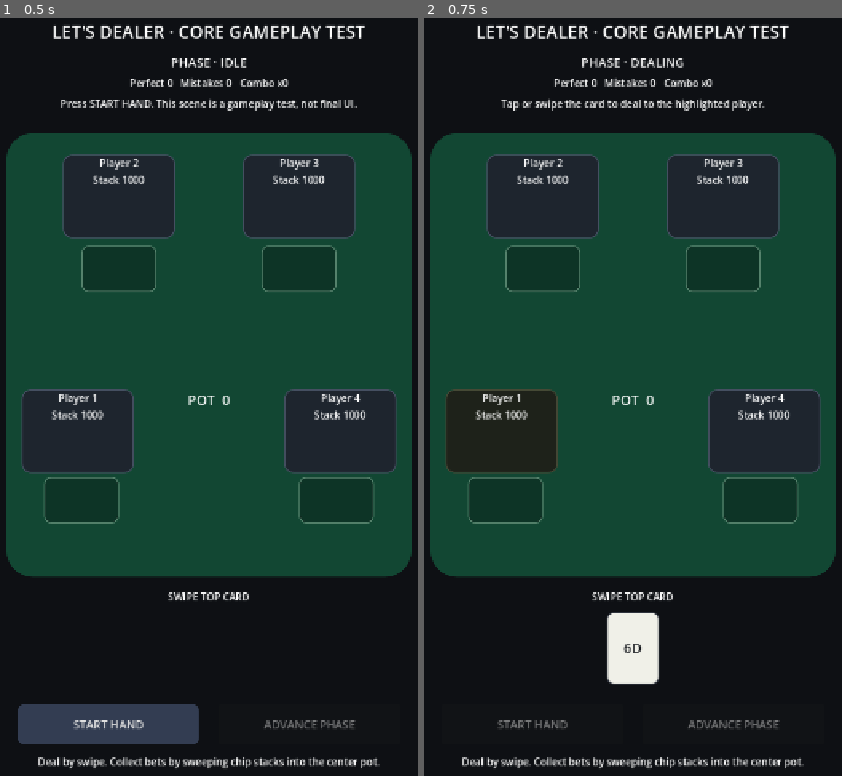
Above: before the commit, frames 1-2 (left to right).
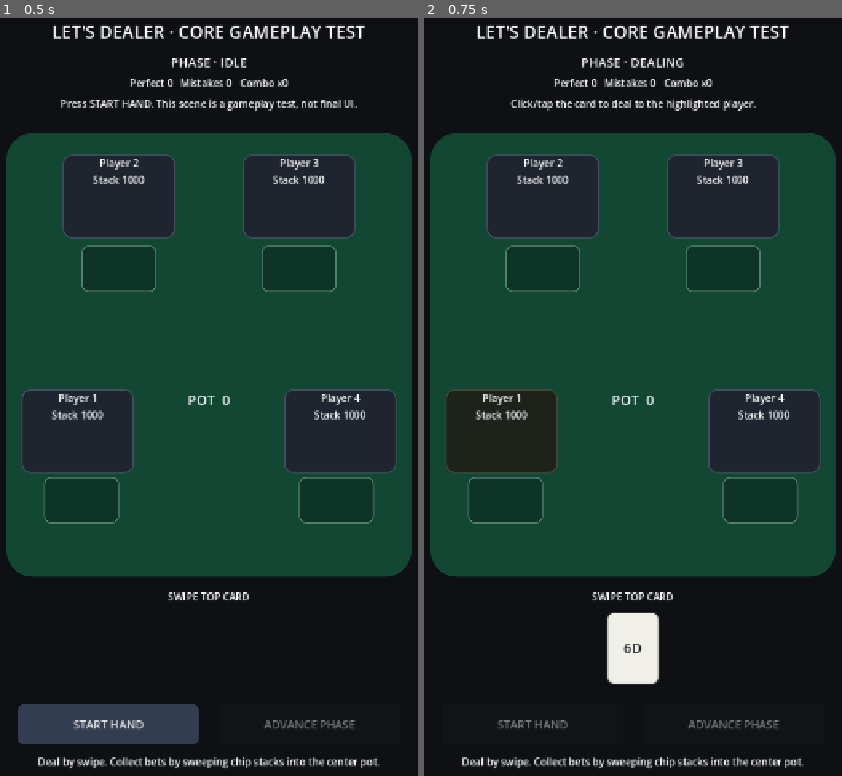
Above: after the commit, the same moments.

Repository: Queenrain9/lets-dealer
Game: Godot game, scene res://scenes/table_test.tscn
The game is run twice, just before and just after one commit, with the same random seed, the same clock (stepped at 60 frames per second) and the same inputs.
Inputs:
- Up to frame 1 (0.5 s): no input
- Up to frame 2 (0.75 s): click "START HAND" at 0.5 s

Frame 1 is identical in both runs. In frame 2, 0.5% of the frame differs, in the area x 18-82%, y 10-13%.

Commit message:
fix: route card and chip actions through Godot GUI events

Diff:
--- a/scripts/gameplay/table_test.gd
+++ b/scripts/gameplay/table_test.gd
@@ -1,13 +1,4 @@
 extends Control
-
-const POINTER_NONE: int = -999
-const MOUSE_POINTER_ID: int = -1
-
-enum InteractionKind {
-	NONE,
-	CARD,
-	CHIP,
-}
 
 @onready var phase_label: Label = $PhaseLabel
 @onready var stats_label: Label = $StatsLabel
@@ -24,10 +15,6 @@
 var card_rows: Array[HBoxContainer] = []
 var chip_stacks: Array[SwipeChipStack] = []
 
-var _interaction_kind: InteractionKind = InteractionKind.NONE
-var _active_pointer_id: int = POINTER_NONE
-var _active_chip_index: int = -1
-var _gesture_start: Vector2 = Vector2.ZERO
 
 func _ready() -> void:
 	var table_config: TableConfig = load(
@@ -85,6 +72,12 @@
 
 	start_hand_button.pressed.connect(_on_start_hand_pressed)
 	advance_button.pressed.connect(_on_advance_pressed)
+	card_drag.gui_input.connect(_on_card_gui_input)
+
+	for chip_stack in chip_stacks:
+		chip_stack.gui_input.connect(
+			_on_chip_gui_input.bind(chip_stack.seat_index)
+		)
 
 	card_drag.disarm()
 	for chip_stack in chip_stacks:
@@ -94,106 +87,28 @@
 	_refresh_ui()
 	hint_label.text = "Press START HAND. This scene is a gameplay test, not final UI."
 
-func _input(event: InputEvent) -> void:
-	if event is InputEventMouseButton:
-		var mouse_button: InputEventMouseButton = event
-		if mouse_button.button_index != MOUSE_BUTTON_LEFT:
-			return
-		if mouse_button.pressed:
-			_begin_pointer_interaction(MOUSE_POINTER_ID, mouse_button.position)
-		elif (
-			_interaction_kind != InteractionKind.NONE
-			and _active_pointer_id == MOUSE_POINTER_ID
-		):
-			_end_pointer_interaction(mouse_button.position)
-		return
-
-	if event is InputEventMouseMotion:
-		if _interaction_kind != InteractionKind.NONE and _active_pointer_id == MOUSE_POINTER_ID:
-			var mouse_motion: InputEventMouseMotion = event
-			_update_pointer_interaction(mouse_motion.position)
-		return
-
-	if event is InputEventScreenTouch:
-		var touch_event: InputEventScreenTouch = event
-		if touch_event.pressed:
-			_begin_pointer_interaction(touch_event.index, touch_event.position)
-		elif _active_pointer_id == touch_event.index:
-			_end_pointer_interaction(touch_event.position)
-		return
-
-	if event is InputEventScreenDrag:
-		var touch_drag: InputEventScreenDrag = event
-		if (
-			_interaction_kind != InteractionKind.NONE
-			and _active_pointer_id == touch_drag.index
-		):
-			_update_pointer_interaction(touch_drag.position)
-
-func _begin_pointer_interaction(pointer_id: int, pointer_position: Vector2) -> void:
-	if _interaction_kind != InteractionKind.NONE:
-		return
-
-	if (
-		game.table.hand.phase == HandState.Phase.DEALING
-		and card_drag.visible
-		and card_drag.get_input_rect().has_point(pointer_position)
-	):
-		_interaction_kind = InteractionKind.CARD
-		_active_pointer_id = pointer_id
-		_gesture_start = pointer_position
-		card_drag.begin_preview()
+func _on_card_gui_input(event: InputEvent) -> void:
+	if _is_primary_press(event):
+		_commit_card_action()
 		get_viewport().set_input_as_handled()
-		return
-
-	if game.table.hand.phase == HandState.Phase.BETTING_PREFLOP:
-		for index in range(chip_stacks.size()):
-			var chip_stack: SwipeChipStack = chip_stacks[index]
-			if chip_stack.visible and chip_stack.get_input_rect().has_point(pointer_position):
-				_interaction_kind = InteractionKind.CHIP
-				_active_pointer_id = pointer_id
-				_active_chip_index = index
-				_gesture_start = pointer_position
-				chip_stack.begin_preview()
-				get_viewport().set_input_as_handled()
-				return
-
-func _update_pointer_interaction(pointer_position: Vector2) -> void:
-	var gesture_delta: Vector2 = pointer_position - _gesture_start
-
-	match _interaction_kind:
-		InteractionKind.CARD:
-			card_drag.update_preview(gesture_delta)
-		InteractionKind.CHIP:
-			if _active_chip_index >= 0 and _active_chip_index < chip_stacks.size():
-				chip_stacks[_active_chip_index].update_preview(gesture_delta)
-		_:
-			pass
-
-func _end_pointer_interaction(_pointer_position: Vector2) -> void:
-	match _interaction_kind:
-		InteractionKind.CARD:
-			card_drag.reset_preview()
-			_commit_card_action()
-		InteractionKind.CHIP:
-			if _active_chip_index >= 0 and _active_chip_index < chip_stacks.size():
-				chip_stacks[_active_chip_index].reset_preview()
-				_commit_chip_action(_active_chip_index)
-		_:
-			pass
-
-	_interaction_kind = InteractionKind.NONE
-	_active_pointer_id = POINTER_NONE
-	_active_chip_index = -1
-	_gesture_start = Vector2.ZERO
-	get_viewport().set_input_as_handled()
+
+func _on_chip_gui_input(event: InputEvent, seat_index: int) -> void:
+	if _is_primary_press(event):
+		_commit_chip_action(seat_index)
+		get_viewport().set_input_as_handled()
+
+func _is_primary_press(event: InputEvent) -> bool:
+	return (
+		event is InputEventMouseButton
+		and event.button_index == MOUSE_BUTTON_LEFT
+		and event.pressed
+	)
 
 func _on_start_hand_pressed() -> void:
-	_cancel_pointer_interaction()
 	_clear_hand_visuals()
 	game.start_hand()
 	_arm_next_card()
-	hint_label.text = "Tap or swipe the card to deal to the highlighted player."
+	hint_label.text = "Click/tap the card to deal to the highlighted player."
 	_refresh_all_seat_views()
 	_refresh_pot()
 	_refresh_ui()
@@ -244,7 +159,7 @@
 	_animate_dealt_card_to_zone(target_seat_index, dealt_card_id, flight_start)
 
 	if game.table.hand.phase == HandState.Phase.DEALING:
-		hint_label.text = "Good. Tap or swipe the next card."
+		hint_label.text = "Good. Click/tap the next card."
 
 	_refresh_ui()
 
@@ -277,7 +192,7 @@
 		var seat: PlayerSeat = game.table.get_seat(seat_index)
 		chip_stacks[seat_index].arm(seat.current_bet)
 
-	hint_label.text = "Bets are in. Tap or sweep each betting stack to collect it."
+	hint_label.text = "Bets are in. Click/tap each betting stack to collect it."
 	_refresh_ui()
 
 func _on_bet_collected(_seat_index: int, _amount: int, pot_total: int) -> void:
@@ -414,21 +329,6 @@
 		card_drag.arm(game.peek_next_card())
 	else:
 		card_drag.disarm()
-
-func _cancel_pointer_interaction() -> void:
-	if _interaction_kind == InteractionKind.CARD:
-		card_drag.reset_preview()
-	elif (
-		_interaction_kind == InteractionKind.CHIP
-		and _active_chip_index >= 0
-		and _active_chip_index < chip_stacks.size()
-	):
-		chip_stacks[_active_chip_index].reset_preview()
-
-	_interaction_kind = InteractionKind.NONE
-	_active_pointer_id = MOUSE_POINTER_ID
-	_active_chip_index = -1
-	_gesture_start = Vector2.ZERO
 
 func _clear_hand_visuals() -> void:
 	for seat_view in seat_views:
